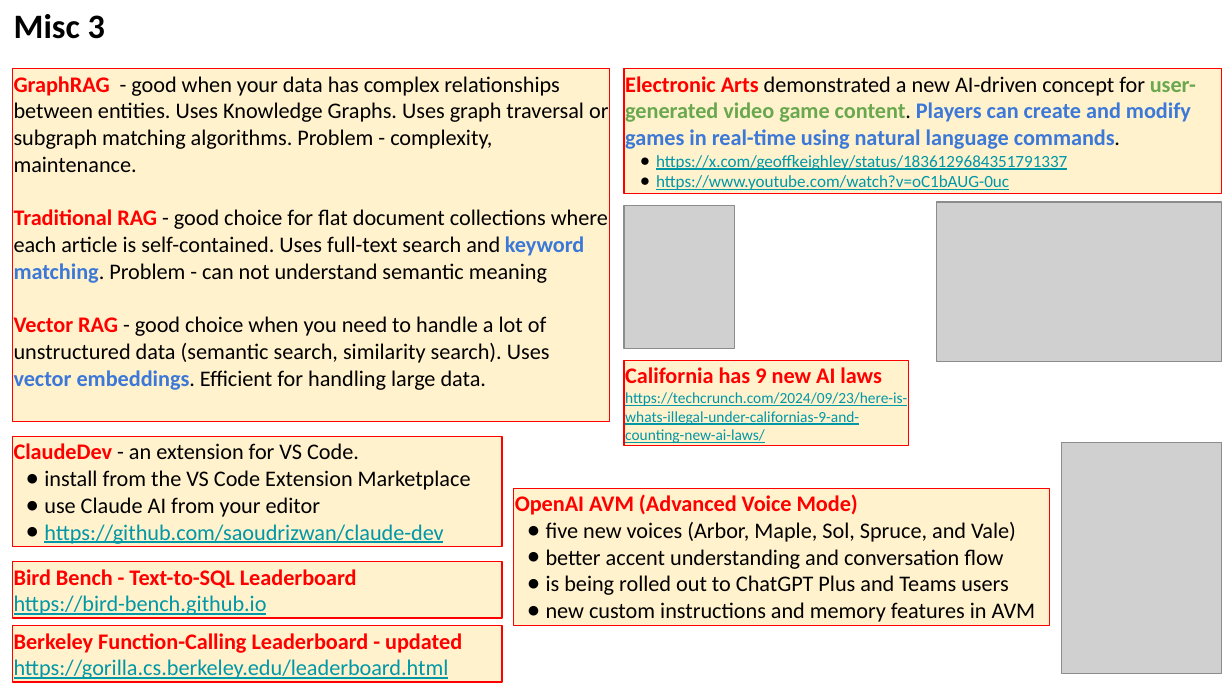
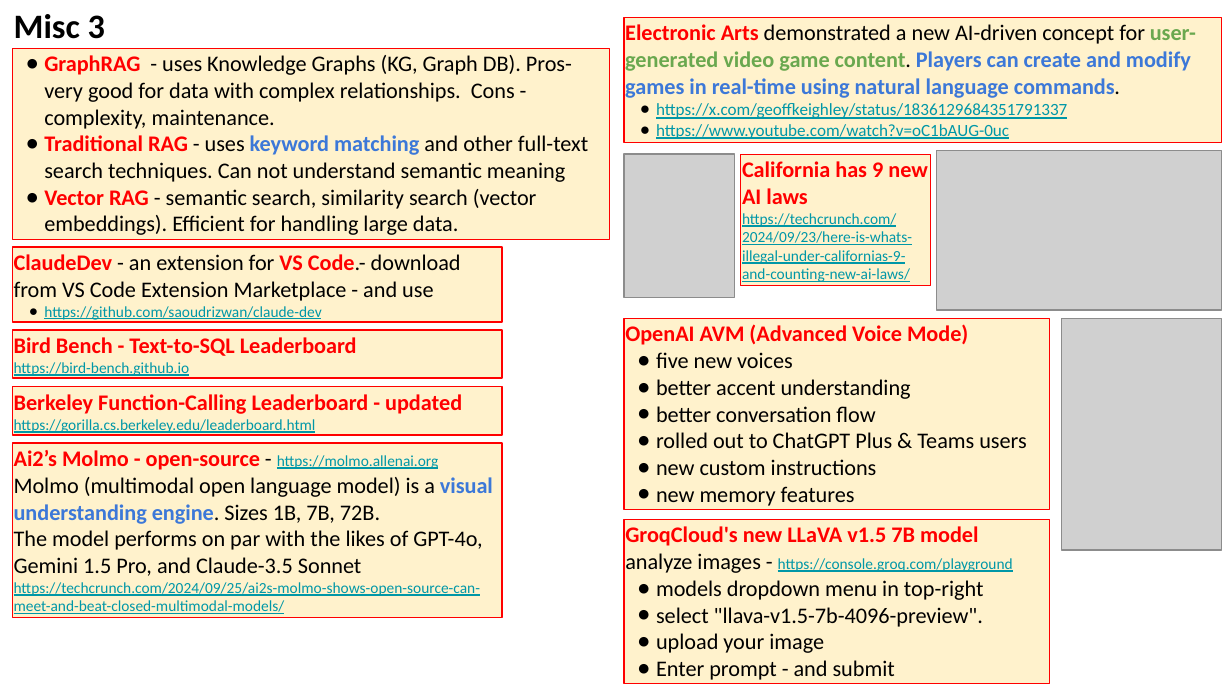
Before and after one commit to lselector/seminar, a slide deck: slide 11 of 2024/2024-09-27-AI-Updates.pptx (slide 8 before the commit). Drawn at 1232x693 pixels with LibreOffice and Linux fonts; fonts in the diff are those of the drawing; grey boxes stand for pictures. Boxes give left, top, right and bottom in pixels: in the first picture for what was removed or moved away, otherwise in the second. Text is boxed around its words. In the diff, an @@ line names an element or a change of style, - is before the commit and + after.

Commit message:
update

```diff
--- a/2024/2024-09-27-AI-Updates.pptx
+++ b/2024/2024-09-27-AI-Updates.pptx
@@ 2 pictures, 1 rectangle: place and size @@
-2 pictures, 1 rectangle at (625, 69, 1222, 361)
+2 pictures, 1 rectangle at (625, 17, 1222, 309)
@@ rectangle "GraphRAG - uses Knowledge Graphs ...": place and size @@
-rectangle "GraphRAG - uses Knowledge Graphs ..." at (12, 69, 610, 421)
+rectangle "GraphRAG - uses Knowledge Graphs ..." at (12, 48, 610, 239)
@@ text in rectangle at (44, 55, 588, 235): text changed @@
-GraphRAG - good when your data has complex relationships between entities. Uses Knowledge Graphs. Uses graph traversal or subgraph matching algorithms. Problem - complexity, maintenance.
-Traditional RAG - good choice for flat document collections where each article is self-contained. Uses full-text search and keyword matching. Problem - can not understand semantic meaning
-Vector RAG - good choice when you need to handle a lot of unstructured data (semantic search, similarity search). Uses vector embeddings. Efficient for handling large data.
+● GraphRAG - uses Knowledge Graphs (KG, Graph DB). Pros- very good for data with complex relationships. Cons - complexity, maintenance.
+● Traditional RAG - uses keyword matching and other full-text search techniques. Can not understand semantic meaning
+● Vector RAG - semantic search, similarity search (vector embeddings). Efficient for handling large data.
@@ rectangle "California has 9 new AI ...": place and size @@
-rectangle "California has 9 new AI ..." at (625, 361, 909, 446)
+rectangle "California has 9 new AI ..." at (740, 154, 930, 285)
@@ rectangle "ClaudeDev - an extension for ...": place and size @@
-rectangle "ClaudeDev - an extension for ..." at (12, 436, 501, 547)
+rectangle "ClaudeDev - an extension for ..." at (12, 248, 501, 323)
@@ text in rectangle at (14, 254, 461, 301): text changed @@
-ClaudeDev - an extension for VS Code.
-● install from the VS Code Extension Marketplace
-● use Claude AI from your editor
+ClaudeDev - an extension for VS Code.- download from VS Code Extension Marketplace - and use
@@ text in rectangle at (44, 306, 321, 320): size 13 to 9 pt in "https://github.com/saoudrizwan/claude-dev"; indent changed @@
@@ rectangle "OpenAI AVM (Advanced Voice Mode)": place and size @@
-rectangle "OpenAI AVM (Advanced Voice Mode)" at (514, 488, 1050, 625)
+rectangle "OpenAI AVM (Advanced Voice Mode)" at (625, 319, 1051, 510)
@@ picture: place and size @@
-picture at (1062, 442, 1222, 674)
+picture at (1062, 319, 1222, 551)
@@ rectangle "Bird Bench - Text-to-SQL Leaderboard": place and size @@
-rectangle "Bird Bench - Text-to-SQL Leaderboard" at (12, 562, 501, 618)
+rectangle "Bird Bench - Text-to-SQL Leaderboard" at (12, 330, 501, 378)
@@ text in rectangle at (656, 352, 1026, 506): text changed @@
-● five new voices (Arbor, Maple, Sol, Spruce, and Vale)
-● better accent understanding and conversation flow
-● is being rolled out to ChatGPT Plus and Teams users
-● new custom instructions and memory features in AVM
+● five new voices
+● better accent understanding
+● better conversation flow
+● rolled out to ChatGPT Plus & Teams users
+● new custom instructions
+● new memory features
@@ rectangle "Berkeley Function-Calling Leaderboard - updated": place and size @@
-rectangle "Berkeley Function-Calling Leaderboard - updated" at (12, 626, 501, 683)
+rectangle "Berkeley Function-Calling Leaderboard - updated" at (12, 387, 501, 435)
@@ text in rectangle at (14, 362, 190, 378): size 13 to 9 pt in "https://bird-bench.github.io" @@
@@ text in rectangle at (14, 419, 316, 435): size 13 to 9 pt in "https://gorilla.cs.berkeley.edu/leaderboard.html" @@
@@ rectangle added at (12, 444, 501, 618), fill #FFF2CC, outline #FF0000 0.75 pt, 13 pt, text #0097A7 @@
+Ai2’s Molmo - open-source - https://molmo.allenai.org
+Molmo (multimodal open language model) is a visual understanding engine. Sizes 1B, 7B, 72B.
+The model performs on par with the likes of GPT-4o, Gemini 1.5 Pro, and Claude-3.5 Sonnet
+https://techcrunch.com/2024/09/25/ai2s-molmo-shows-open-source-can-meet-and-beat-closed-multimodal-models/
@@ rectangle added at (625, 520, 1051, 684), fill #FFF2CC, outline #FF0000 0.75 pt, 13 pt, text #000000 @@
+GroqCloud's new LLaVA v1.5 7B model
+analyze images - https://console.groq.com/playground
+● models dropdown menu in top-right
+● select "llava-v1.5-7b-4096-preview".
+● upload your image
+● Enter prompt - and submit
```
Also in this commit, not shown: 4 other slides changed, 6 slides added, 1 slide removed.
